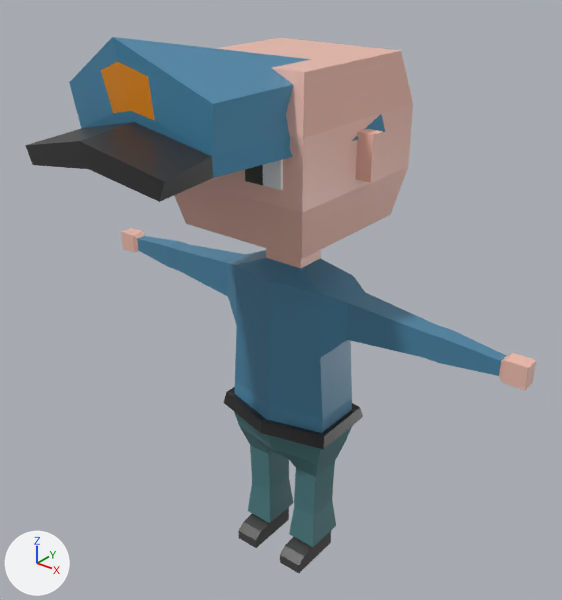
One commit to the FBX model Assets/Meshes/Characters/Police.fbx: the scene before it, then after it.
Rendered twice from a 50 mm camera at (1.058, -1.369, 1.588) aimed at (0.027, -0.081, 0.789). The lights are fixed; the arrows at lower left show +X, +Y and +Z.

The older version as bpy lines, for what is in view:
```python
me_police_001 = bpy.data.meshes.new('Police.001')
me_police_001.from_pydata(...)  # 258 vertices, 248 faces; spans x -0.607..0.607, y -0.223..0.188, z -0.021..1.318
me_police_001.materials.append(mat_material)  # picture img_imphenziapalette01_png
me_police_hat_001 = bpy.data.meshes.new('Police Hat.001')
me_police_hat_001.from_pydata(...)  # 30 vertices, 28 faces; spans x -0.231..0.231, y -0.378..0.231, z 1.209..1.453
me_police_hat_001.materials.append(mat_material)  # picture img_imphenziapalette01_png
ob_police = bpy.data.objects.new('Police', me_police_001)
ob_police.location = (0.0, 0.0, 0.021)
ob_police_hat = bpy.data.objects.new('Police Hat', me_police_hat_001)
ob_police_hat.location = (0.012, -0.14, -0.045)
ob_police_hat.rotation_euler = (0.0076, -0.0457, -0.0909)  # degrees (0.4, -2.6, -5.2)
```
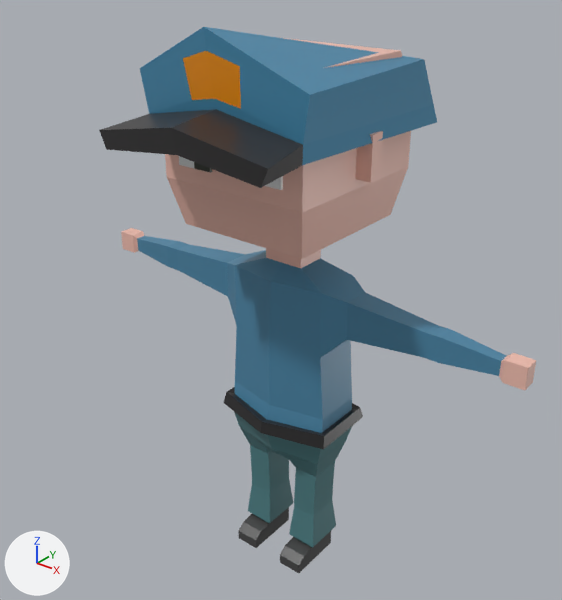
Boxes [x1, y1, x2, y2] around the edits, measured in the pictures (562 x 600 px):
'Police Hat', moved, turned
    before: [25, 37, 385, 202]
    after: [99, 27, 437, 188]

The change, as a list of edits to the scene's bpy script:
```text
Change ob_police_hat:
    ob_police_hat.rotation_euler: (0.0076, -0.0457, -0.0909) -> (0.0, 0.0, 0.0)  # degrees (0.4, -2.6, -5.2) -> degrees (0, 0, 0)
    ob_police_hat.location: (0.012, -0.14, -0.045) -> (0.01, -0.005, -0.037)
```
